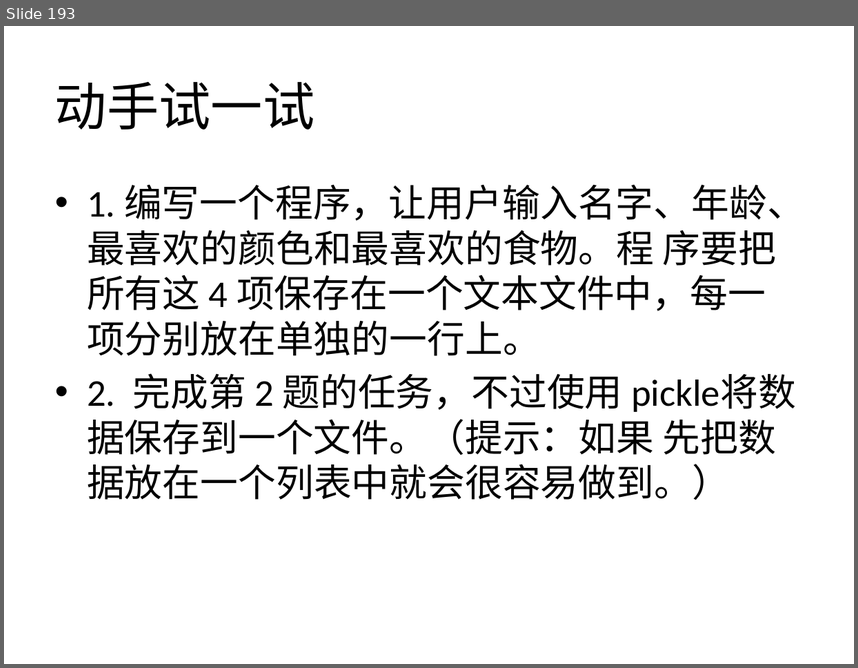
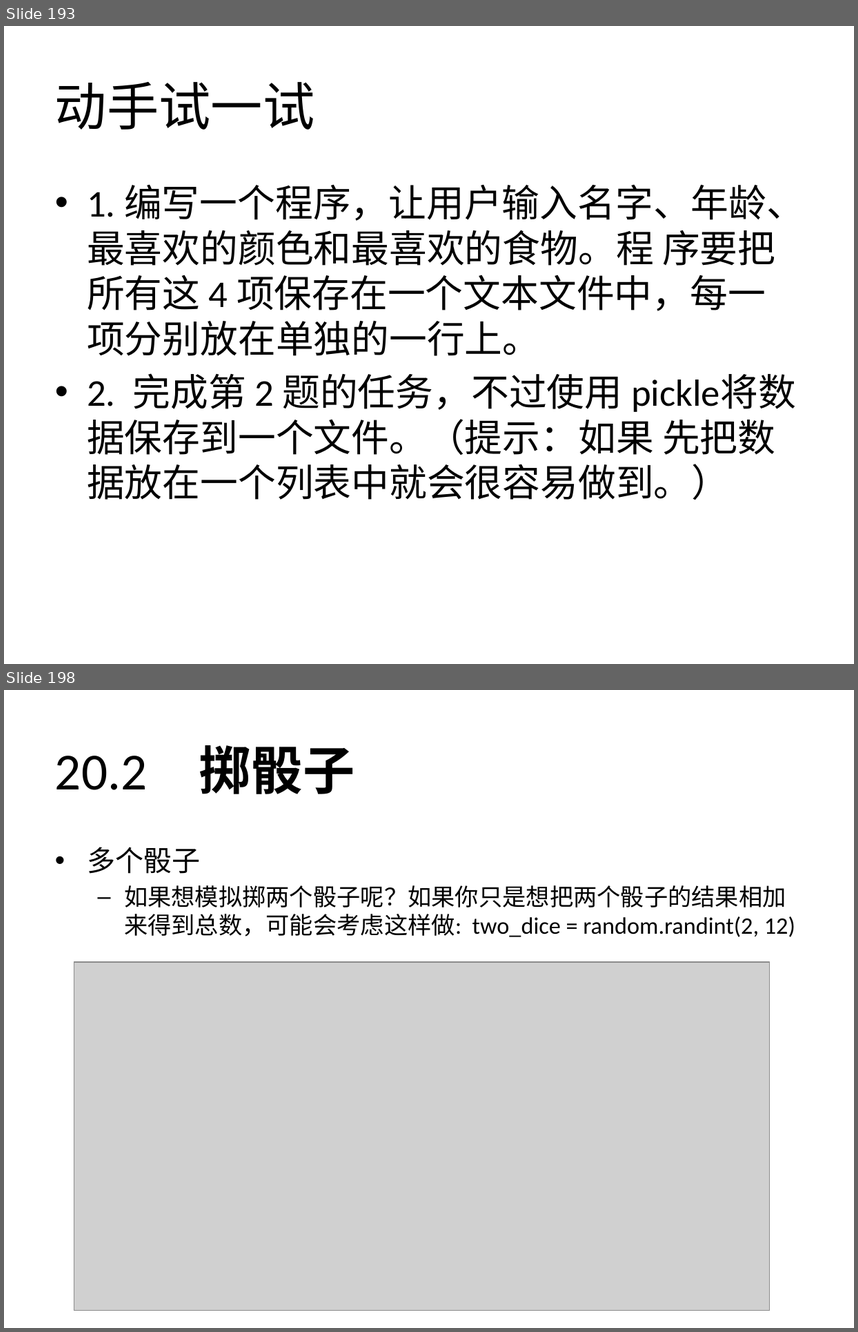
Before and after one commit to zhinan18/Python3, a slide deck: readme/Python3.pptx. Shown one above the other, each under a label of ours: slide 193 before the commit, slides 193 and 198 after it; the slides between them are not shown. The pictures are 858x668 and 858x1332 pixels, drawn with LibreOffice and Linux fonts; fonts in the diff are those of the drawing; grey boxes stand for pictures. Boxes give left, top, right and bottom in pixels: in the first picture for what was removed or moved away, otherwise in the second. Text is boxed around its words. In the diff, an @@ line names an element or a change of style, - is before the commit and + after.

```diff
--- a/readme/Python3.pptx
+++ b/readme/Python3.pptx
@@ slide 198 added at <box>4,690,854,1328</box>, background #FFFFFF @@
@@ title added at <box>55,745,355,794</box>, 44 pt, text #000000 @@
+20.2 掷骰子
@@ text added at <box>87,847,795,937</box>, 20 pt, text #000000 @@
+• 多个骰子
+  – 如果想模拟掷两个骰子呢？如果你只是想把两个骰子的结果相加来得到总数，可能会考虑这样做: two_dice = random.randint(2, 12)
@@ picture added at <box>74,962,770,1310</box> @@
```
Also in this commit, not shown: 9 other slides added, 5 other files.
